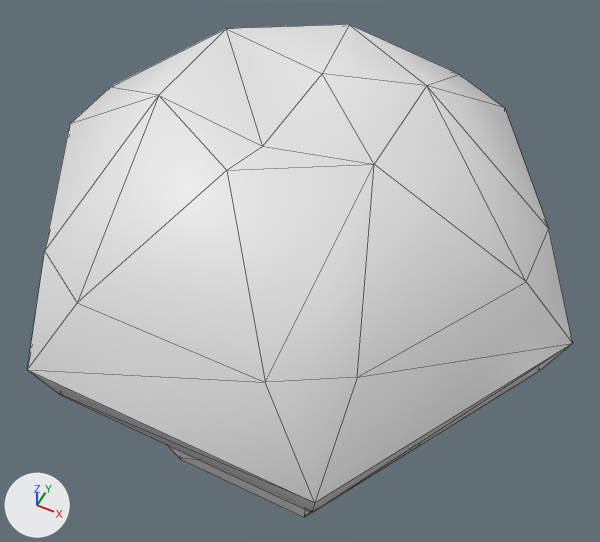
What one commit did to the FBX model Assets/Resources/Models/Props/muffin.fbx.
Before and after are seen from a 50 mm camera at (0.469, -0.916, 1.562) aimed at (0.008, 0.006, 0.409). Arrows for +X, +Y and +Z are at lower left; the lights stay in place. The picture after the commit comes second. Mesh edges are drawn as thin lines. Where no turn or scale is listed for an object, it has been applied to the vertices. Vertices at exactly the same position are counted once.

In view in the first picture: 'muffin'.
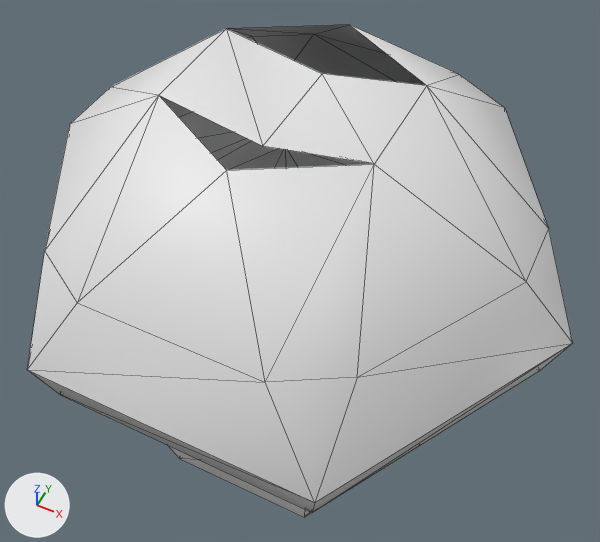
Location of each change, (x1, y1, x2, y2) in pixels of the pictures (600 x 542 px):
part 1 of me_muffin, deleted
    before: (159, 95, 371, 170)
part 2 of me_muffin, deleted
    before: (226, 24, 426, 85)

The change in detail:
me_muffin is used by ob_muffin; location (0.0, 0.0, 0.0).
Verts and faces of me_muffin; kept vertices keep their numbers, new ones are numbered from 44.
Before the commit, vertices of me_muffin: 0 (0.0, -0.2, 0.816) at pixel (226, 170), 1 (-0.173, -0.1, 0.816) at pixel (158, 95), 2 (0.0, -0.1, 0.783) at pixel (262, 146), 23 (0.173, -0.1, 0.816) at pixel (374, 164).
Before the commit, vertices of me_muffin: 21 (0.0, 0.2, 0.816) at pixel (349, 24), 22 (0.173, 0.1, 0.816) at pixel (426, 85), 24 (-0.173, 0.1, 0.816) at pixel (226, 28), 25 (0.0, 0.1, 0.783) at pixel (322, 73).
me_muffin had 44 vertices, 84 faces and spanned x -0.5..0.5, y -0.433..0.433, z 0.0..0.816.
me_muffin now has 48 vertices, 80 faces and spans x -0.5..0.5, y -0.433..0.433, z 0.0..0.816.
Part 1, on me_muffin:
Faces deleted: (0, 2, 1), (0, 23, 2).
New vertex 44 is at (-0.013, -0.141, 0.799).
New vertex 47 is at (0.013, -0.141, 0.799).
Part 2, on me_muffin:
Faces deleted: (21, 24, 25), (21, 25, 22).
New vertex 45 is at (-0.013, 0.141, 0.799).
New vertex 46 is at (0.013, 0.141, 0.799).
